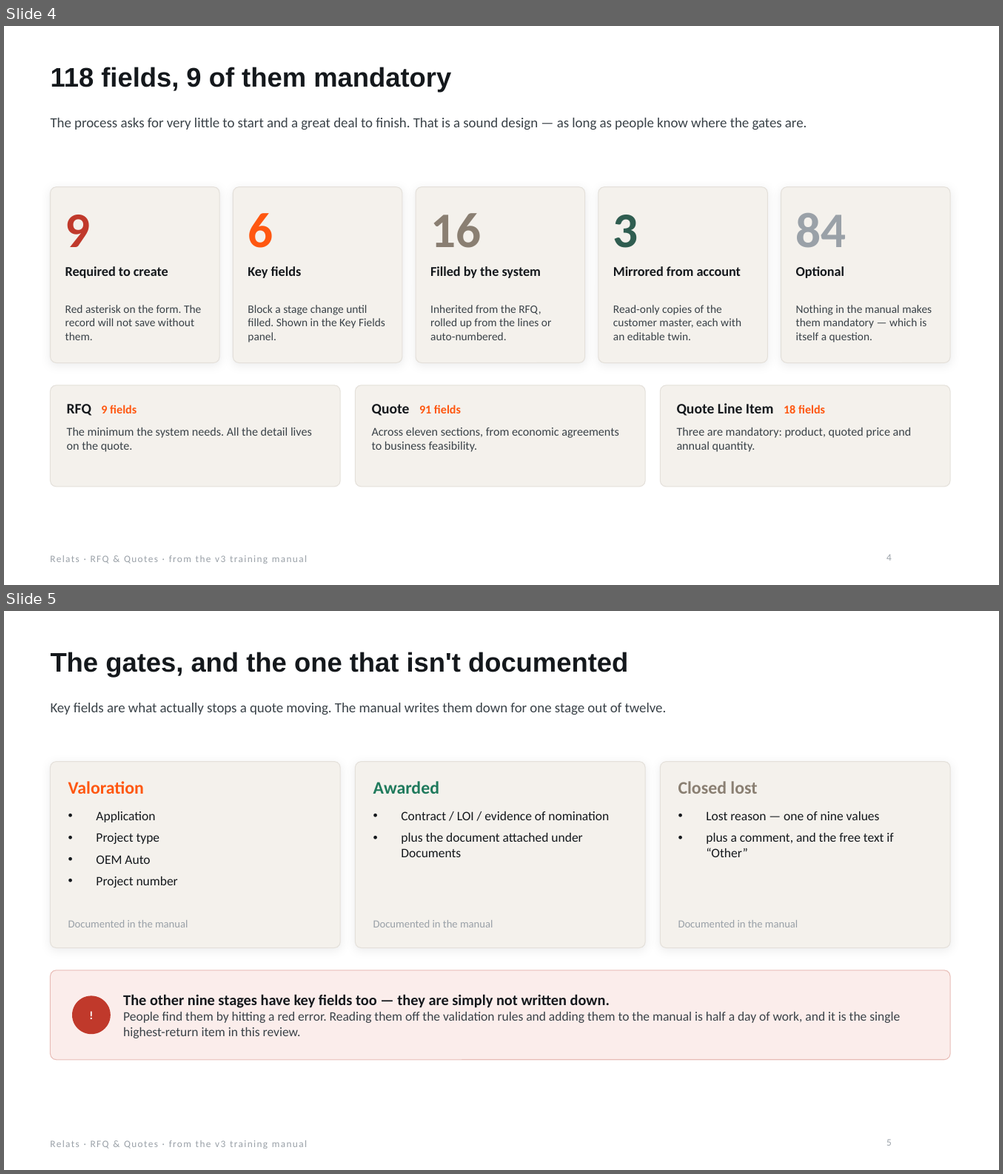
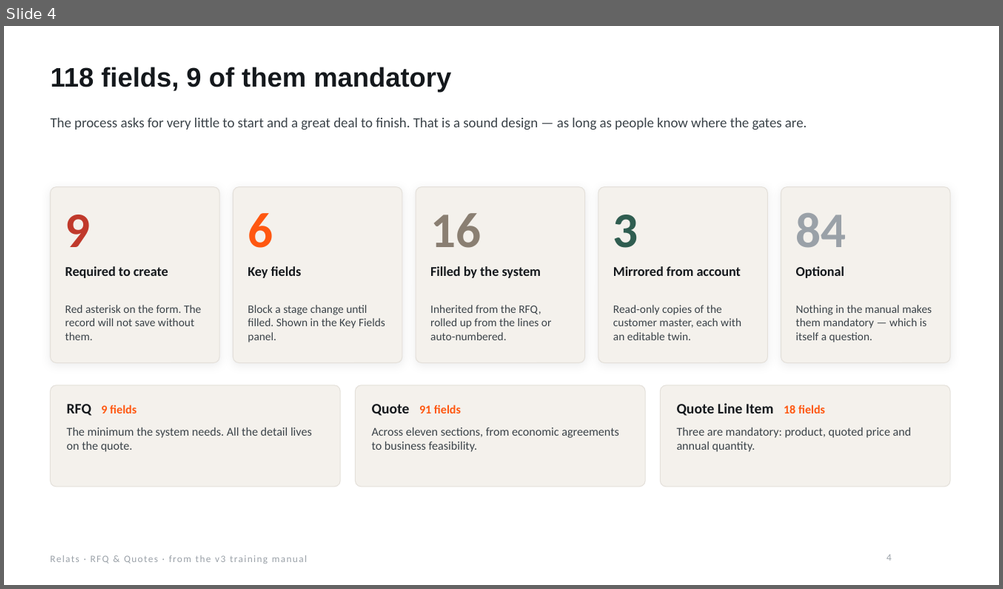
Before and after one commit to francesccallejas/Julia, a slide deck: salesforce/Relats-Salesforce-RFQ-Quotes.pptx. Shown one above the other, each under a label of ours: slides 4 and 5 before the commit, slide 4 after it. The pictures are 1003x1174 and 1003x589 pixels, drawn with LibreOffice and Linux fonts; fonts in the diff are those of the drawing; background and template pictures are left out. Boxes give left, top, right and bottom in pixels: in the first picture for what was removed or moved away, otherwise in the second. Text is boxed around its words. In the diff, an @@ line names an element or a change of style, - is before the commit and + after.

```diff
--- a/salesforce/Relats-Salesforce-RFQ-Quotes.pptx
+++ b/salesforce/Relats-Salesforce-RFQ-Quotes.pptx
@@ slide 5 removed at bbox=[4, 611, 999, 1170], background #FFFFFF; not listed: 1 template element that a slide beside it also shows @@
@@ title removed at bbox=[51, 652, 628, 678] @@
-The gates, and the one that isn't documented
@@ text removed at bbox=[51, 703, 666, 715] @@
-Key fields are what actually stops a quote moving. The manual writes them down for one stage out of twelve.
@@ rounded rectangle removed at bbox=[51, 762, 341, 948] @@
@@ rounded rectangle removed at bbox=[356, 762, 646, 948] @@
@@ rounded rectangle removed at bbox=[660, 762, 950, 948] @@
@@ text removed at bbox=[68, 781, 144, 794] @@
-Valoration
@@ text removed at bbox=[373, 781, 439, 794] @@
-Awarded
@@ text removed at bbox=[678, 781, 757, 794] @@
-Closed lost
@@ text removed at bbox=[96, 812, 178, 888] @@
-• Application
-• Project type
-• OEM Auto
-• Project number
@@ text removed at bbox=[401, 812, 609, 857] @@
-• Contract / LOI / evidence of nomination
-• plus the document attached under Documents
@@ text removed at bbox=[706, 812, 893, 857] @@
-• Lost reason — one of nine values
-• plus a comment, and the free text if “Other”
@@ text removed at bbox=[68, 920, 188, 928] @@
-Documented in the manual
@@ text removed at bbox=[373, 920, 492, 928] @@
-Documented in the manual
@@ text removed at bbox=[678, 920, 797, 928] @@
-Documented in the manual
@@ rounded rectangle removed at bbox=[51, 971, 950, 1060] @@
@@ ellipse removed at bbox=[73, 997, 110, 1034] @@
@@ text removed at bbox=[73, 997, 110, 1034] @@
-!
@@ text removed at bbox=[123, 994, 899, 1039] @@
-The other nine stages have key fields too — they are simply not written down.
-People find them by hitting a red error. Reading them off the validation rules and adding them to the manual is half a day of work, and it is the single highest-return item in this review.
@@ page number removed at bbox=[886, 1139, 891, 1146] @@
-5
```
Also in this commit, not shown: 2 slides added, 1 other file.
